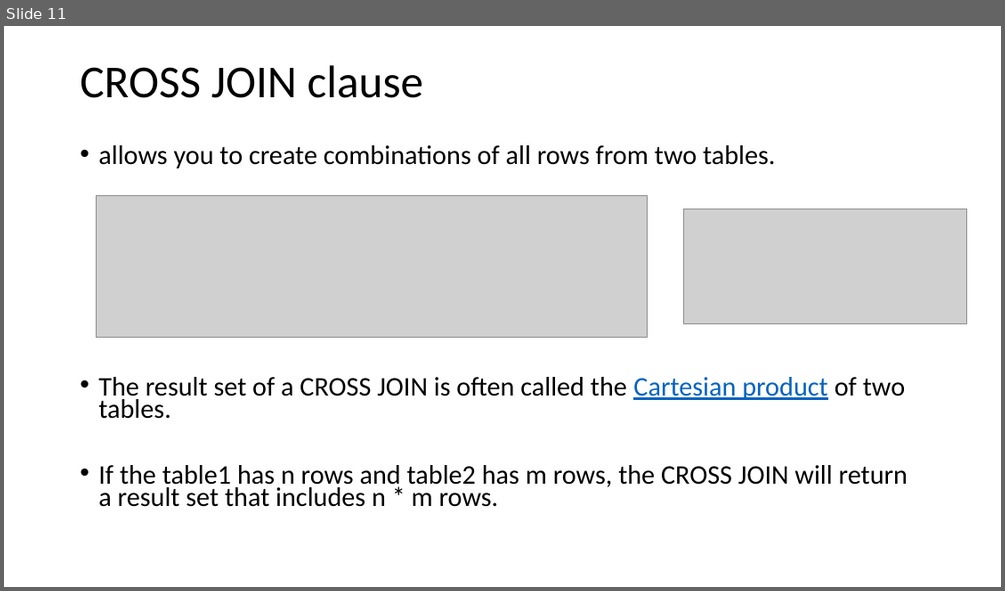
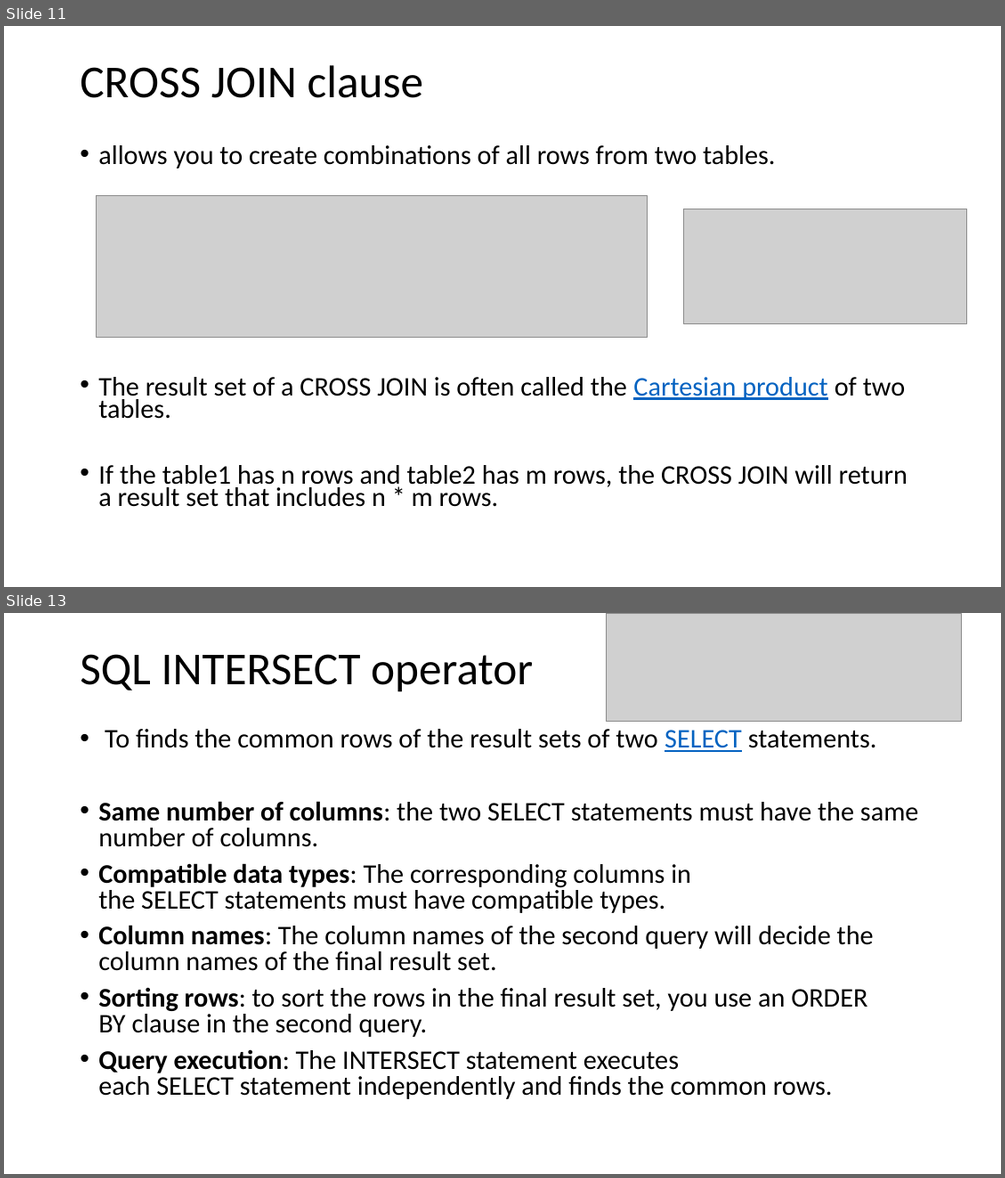
Before and after one commit to ramoji4b5/SQL-Training, a slide deck: Day 6.pptx. Shown one above the other, each under a label of ours: slide 11 before the commit, slides 11 and 13 after it; the slides between them are not shown. The pictures are 1005x591 and 1005x1178 pixels, drawn with LibreOffice and Linux fonts; fonts in the diff are those of the drawing; grey boxes stand for pictures. Boxes give left, top, right and bottom in pixels: in the first picture for what was removed or moved away, otherwise in the second. Text is boxed around its words. In the diff, an @@ line names an element or a change of style, - is before the commit and + after.

```diff
--- a/Day 6.pptx
+++ b/Day 6.pptx
@@ slide 13 added at (4, 613, 1001, 1174), background #FFFFFF @@
@@ picture added at (606, 613, 961, 722) @@
@@ title added at (80, 654, 533, 692), 44 pt, text #000000 @@
+SQL INTERSECT operator
@@ text added at (98, 729, 918, 1099), 25.9 pt, text #000000 @@
+• To finds the common rows of the result sets of two SELECT statements.
+• Same number of columns: the two SELECT statements must have the same number of columns.
+• Compatible data types: The corresponding columns in the SELECT statements must have compatible types.
+• Column names: The column names of the second query will decide the column names of the final result set.
+• Sorting rows: to sort the rows in the final result set, you use an ORDER BY clause in the second query.
+• Query execution: The INTERSECT statement executes each SELECT statement independently and finds the common rows.
```
Also in this commit, not shown: 1 slide changed, 2 other slides added, 1 other file.
